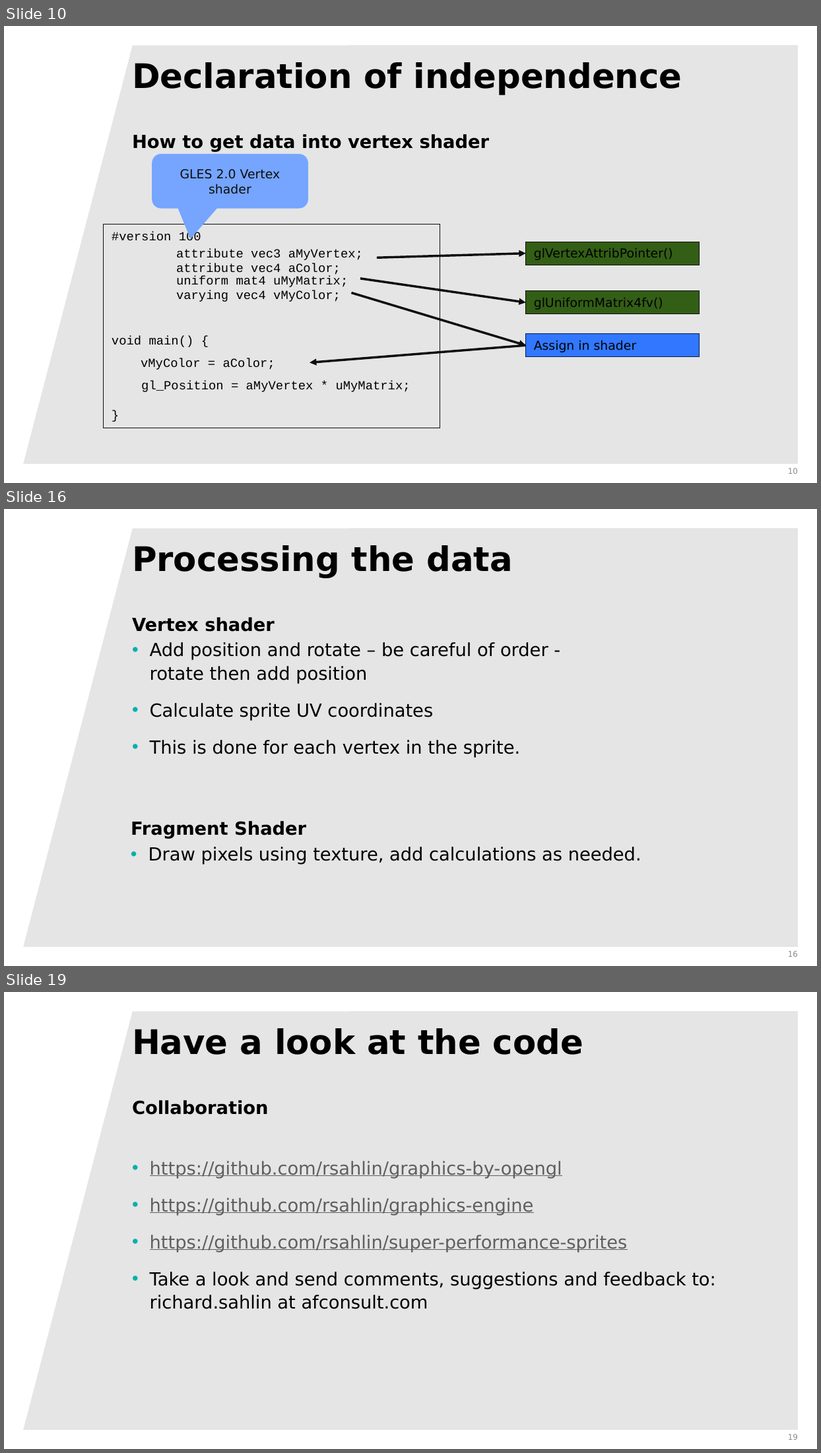
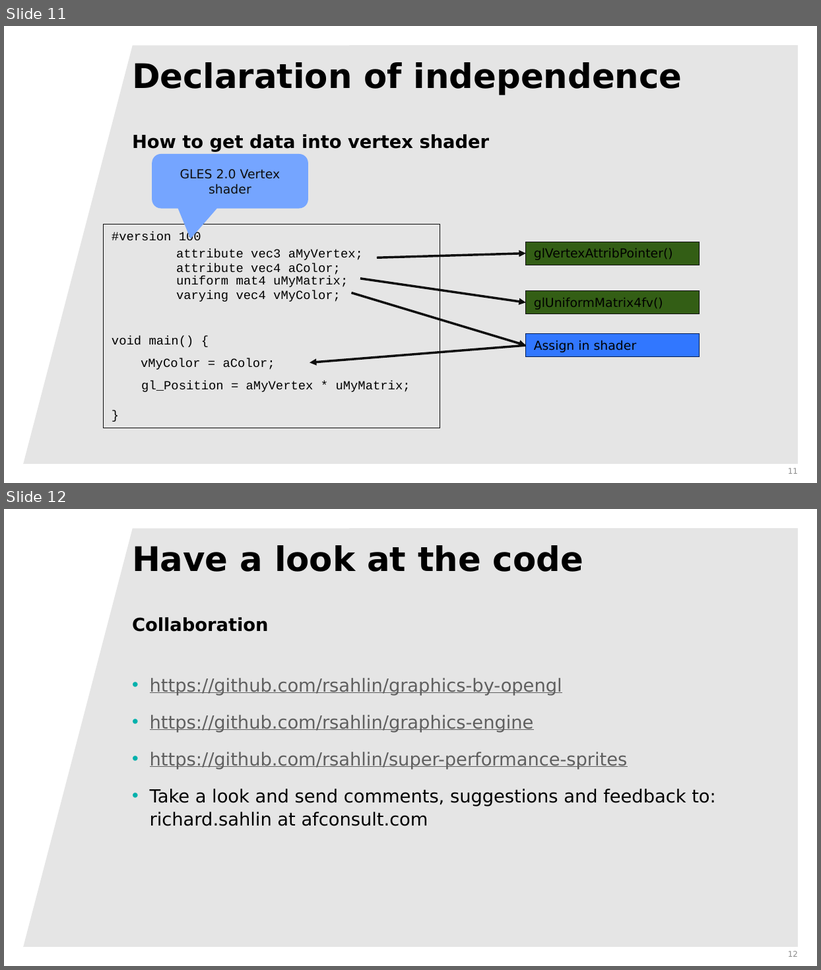
Before and after one commit to rsahlin/computer-graphics-presentations, a slide deck: deconstructingGLES.pptx. Shown one above the other, each under a label of ours: slides 10, 16 and 19 before the commit, slides 11 and 12 after it; the slides between them are not shown. The pictures are 821x1453 and 821x970 pixels, drawn with LibreOffice and Linux fonts; fonts in the diff are those of the drawing; background and template pictures are left out. Boxes give left, top, right and bottom in pixels: in the first picture for what was removed or moved away, otherwise in the second. Text is boxed around its words. In the diff, an @@ line names an element or a change of style, - is before the commit and + after.

Commit message:
Split presentation into one beginner and one about super-sprites

```diff
--- a/deconstructingGLES.pptx
+++ b/deconstructingGLES.pptx
@@ slide 16 removed at <box>4,509,817,966</box>, background #FFFFFF; not listed: 1 template element that a slide beside it also shows @@
@@ title removed at <box>132,545,513,578</box> @@
-Processing the data
@@ text removed at <box>132,617,275,632</box> @@
-Vertex shader
@@ text removed at <box>150,642,548,758</box> @@
-• Add position and rotate – be careful of order -
-  rotate then add position
-• Calculate sprite UV coordinates
-• This is done for each vertex in the sprite.
@@ text removed at <box>131,821,306,839</box> @@
-Fragment Shader
@@ text removed at <box>149,847,642,865</box> @@
-• Draw pixels using texture, add calculations as needed.
@@ page number removed at <box>788,951,798,957</box> @@
-16
@@ what was slide 10 is now slide 11 @@
@@ page number at <box>788,468,798,474</box>: text changed @@
-10
+11
@@ what was slide 19 is now slide 12 @@
@@ page number at <box>788,951,798,957</box>: text changed @@
-19
+12
```
Also in this commit, not shown: 1 slide added, 7 other slides removed.
